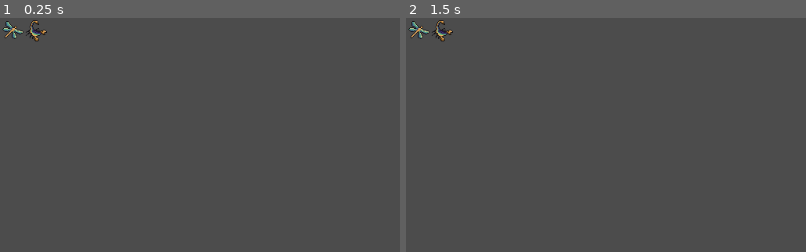
Above: before the commit, frames 1-2 (left to right).
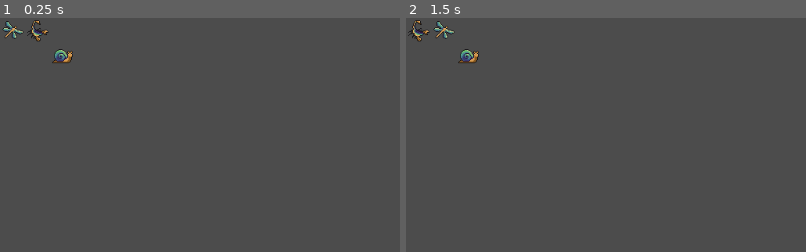
Above: after the commit, the same moments.

Repository: JaneySlinger/matchThree
Game: Godot game, scene res://Scenes/GameBoard.tscn
Two runs of this game, one before a commit and one after it. Both use one fixed random seed, a clock stepped at 60 frames per second and the inputs below.
Inputs (mouse positions are % of the whole screen's width and height, from its top left):
- Up to frame 1 (0.25 s): no input
- Up to frame 2 (1.5 s): tap Enter at 0.5 s; move the mouse to (2, 3) at 0.52 s; click (2, 3) at 0.67 s; tap Space at 1.25 s; move the mouse to (4, 3) at 1.27 s; click (4, 3) at 1.42 s
The pictures show only the part of the screen within x 0-50%, y 0-50%; the shares and areas given below are measured in that part.

The runs differ from the first frame. In frame 1, 0.4% of the frame differs, in the area x 6-19%, y 0-20%; in frame 2, 0.7%, in the area x 0-19%, y 0-20%.

Commit message:
swap tiles, arrange board

Diff:
--- a/Match Three/Scenes/GameBoard.tscn
+++ b/Match Three/Scenes/GameBoard.tscn
@@ -1,9 +1,10 @@
-[gd_scene load_steps=5 format=2]
+[gd_scene load_steps=6 format=2]
 
 [ext_resource path="res://Scenes/GameTile.tscn" type="PackedScene" id=1]
 [ext_resource path="res://Textures/Premium_Insects/Singles/66_Scorpion_Special.png" type="Texture" id=2]
 [ext_resource path="res://Textures/Premium_Insects/Singles/40_Dragonfly_Special.png" type="Texture" id=3]
 [ext_resource path="res://Scripts/TileGrid.gd" type="Script" id=4]
+[ext_resource path="res://Textures/Premium_Insects/Singles/12_Snail_Special.png" type="Texture" id=5]
 
 [node name="GameBoard" type="Node2D"]
 
@@ -11,12 +12,18 @@
 script = ExtResource( 4 )
 
 [node name="Sprite" parent="TileGrid" instance=ExtResource( 1 )]
-position = Vector2( 16, 16 )
+position = Vector2( -9, 50 )
 texture = ExtResource( 3 )
 
 [node name="RigidBody2D" parent="TileGrid" instance=ExtResource( 1 )]
-position = Vector2( 46, 16 )
+position = Vector2( 46, -22 )
 texture = ExtResource( 2 )
 column = 1
 
+[node name="GameTile" parent="TileGrid" instance=ExtResource( 1 )]
+position = Vector2( 110, 104 )
+texture = ExtResource( 5 )
+row = 1
+column = 2
+
 [connection signal="input_event" from="TileGrid/Sprite" to="TileGrid" method="_on_Sprite_input_event"]
--- a/Match Three/Scripts/GameTile.gd
+++ b/Match Three/Scripts/GameTile.gd
@@ -22,4 +22,4 @@
 	if event is InputEventMouseButton:
 		if event.button_index == BUTTON_LEFT and event.pressed:
 			print("Left button was clicked at ", event.position)
-			get_tree().call_group("TileGrid", "click_event", row, column)
+			get_tree().call_group("TileGrid", "click_event", row, column, self)
--- a/Match Three/Scripts/TileGrid.gd
+++ b/Match Three/Scripts/TileGrid.gd
@@ -1,14 +1,59 @@
 extends Node2D
 var click_number
+var rows_clicked = {"first": null, "second": null}
+var columns_clicked = {"first": null, "second": null}
+var tiles_clicked = {"first": null, "second": null}
 
 # Called when the node enters the scene tree for the first time.
 func _ready():
 	click_number = 1
+	arrange_tiles()
 
-func click_event(row, column):
-	print("Tile at row: " + str(row) + ", column: " + str(column) + " has been clicked")
-	print(click_number)
+func click_event(row, column, tile_ref):
+	#print("Tile at row: " + str(row) + ", column: " + str(column) + " has been clicked")
+	#print(click_number)
 	if(click_number == 1):
+		rows_clicked["first"] = row
+		columns_clicked["first"] = column
+		tiles_clicked["first"] = tile_ref
 		click_number = 2
 	elif(click_number == 2):
+		rows_clicked["second"] = row
+		columns_clicked["second"] = column
+		tiles_clicked["second"] = tile_ref
+		if(are_tiles_perpendicular()):
+			swap_tiles()
 		click_number = 1
+	#print(rows_clicked)
+	#print(columns_clicked)
+	#print(are_tiles_perpendicular())
+
+
+func are_tiles_perpendicular():
+	return rows_clicked["first"] == rows_clicked["second"] or columns_clicked["first"] == columns_clicked["second"]
+
+func swap_tiles():
+	print("swapping tiles")
+	var temp_tile_info = {"row": tiles_clicked["first"].row, "column": tiles_clicked["first"].column}
+	tiles_clicked["first"].row = tiles_clicked["second"].row
+	tiles_clicked["first"].column = tiles_clicked["second"].column
+
+	tiles_clicked["second"].row = temp_tile_info["row"]
+	tiles_clicked["second"].column = temp_tile_info["column"]
+
+	rows_clicked = {"first": null, "second": null}
+	columns_clicked = {"first": null, "second": null}
+	tiles_clicked = {"first": null, "second": null}
+	temp_tile_info = null
+	arrange_tiles()
+
+
+func arrange_tiles():
+	for child in get_children():
+		var row_position = 32 * child.row + 16
+		var column_position = 32 * child.column + 16
+		print(child)
+		print(row_position)
+		print(column_position)
+		child.position = Vector2(column_position, row_position)
+		print(child.position)
